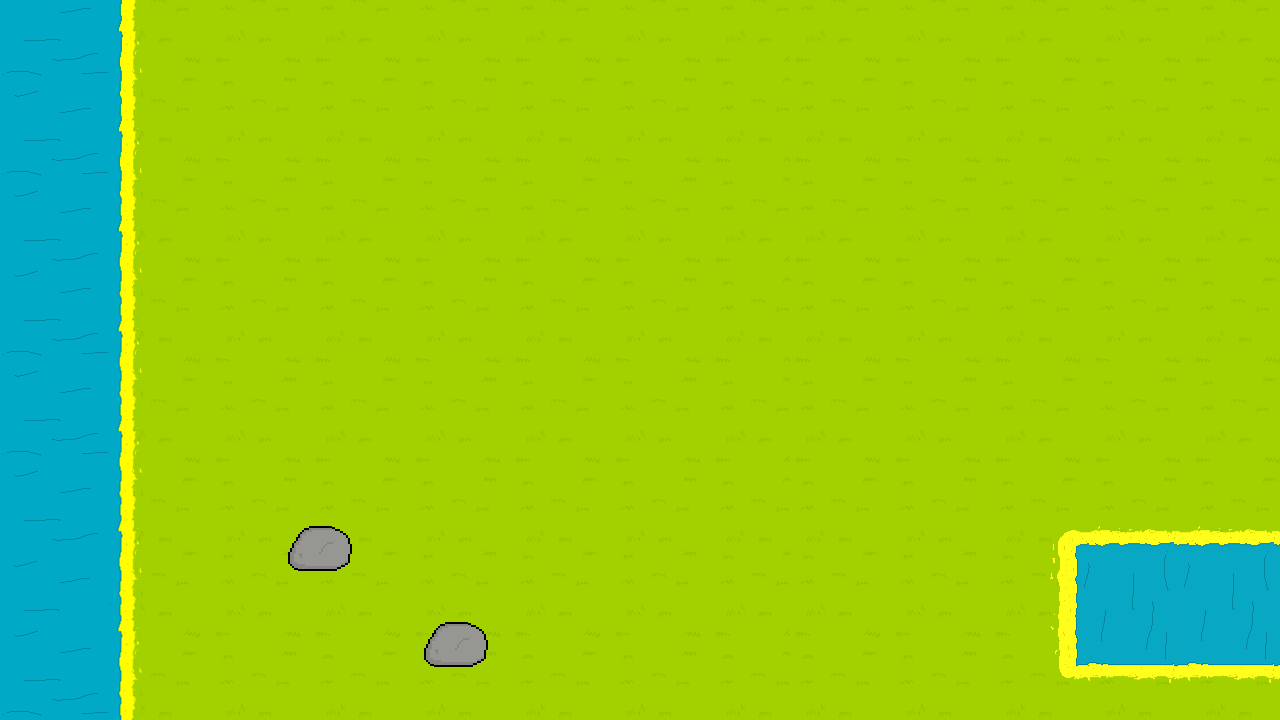
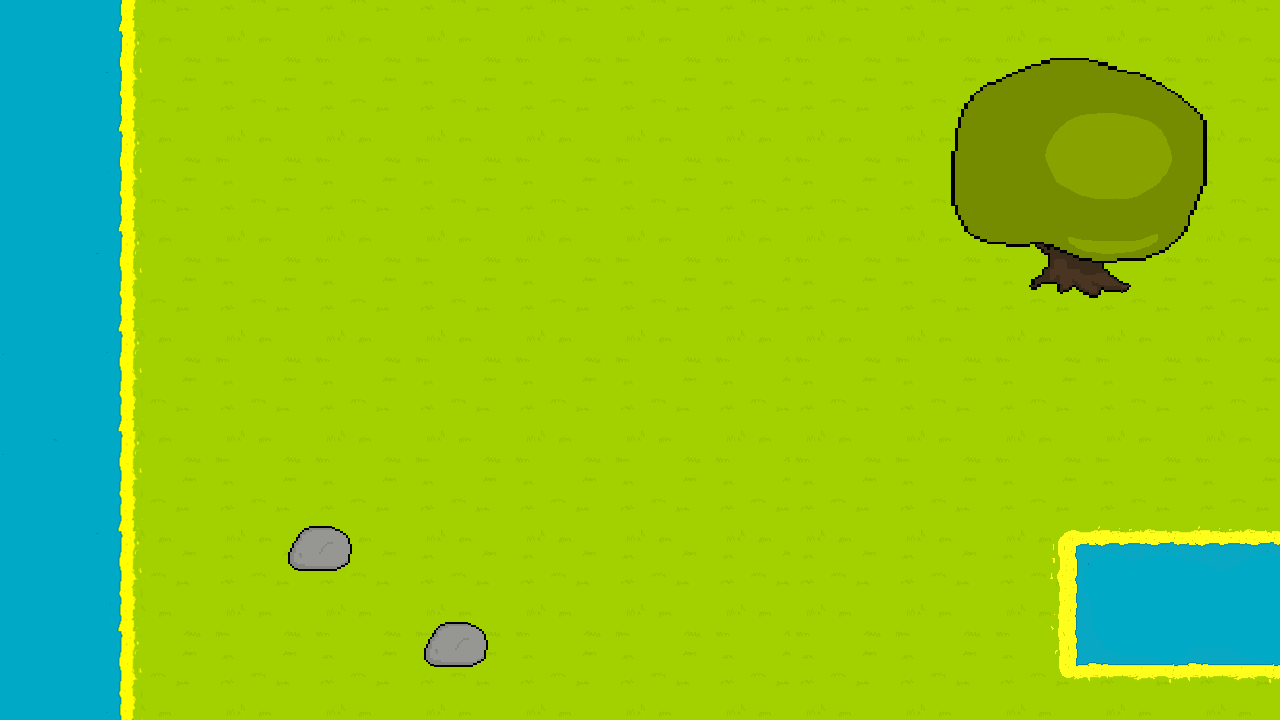
Layer changes from the first (1280, 720) image to the second:
added layer "Layer 1" above "Camada 2" over left=951, top=58, right=1207, bottom=298
painted on "Camada 2" over left=0, top=8, right=1280, bottom=716
